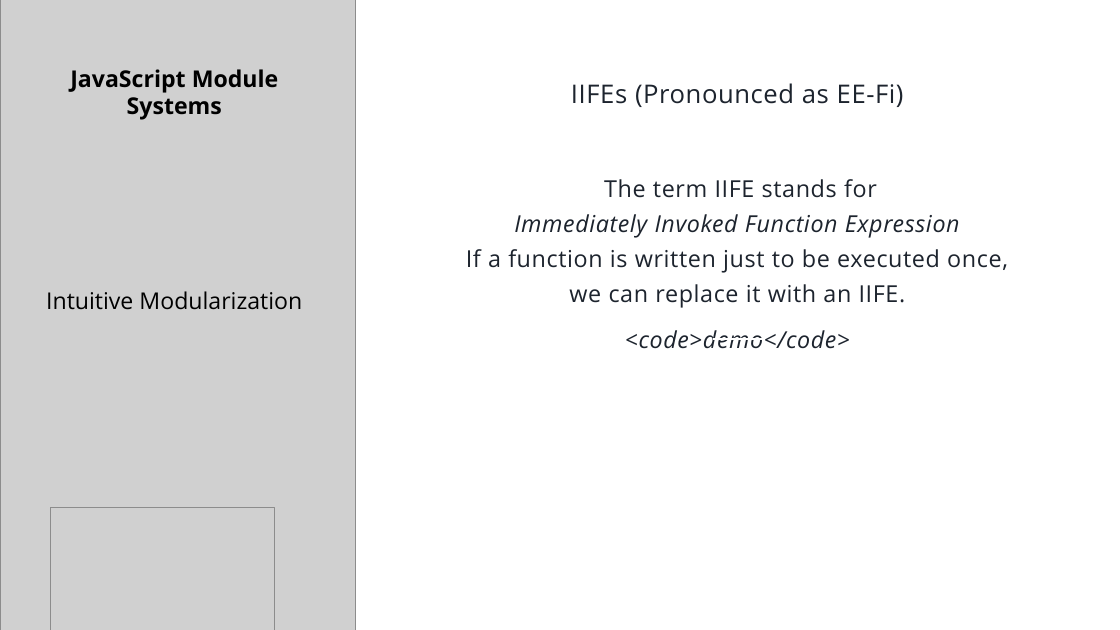
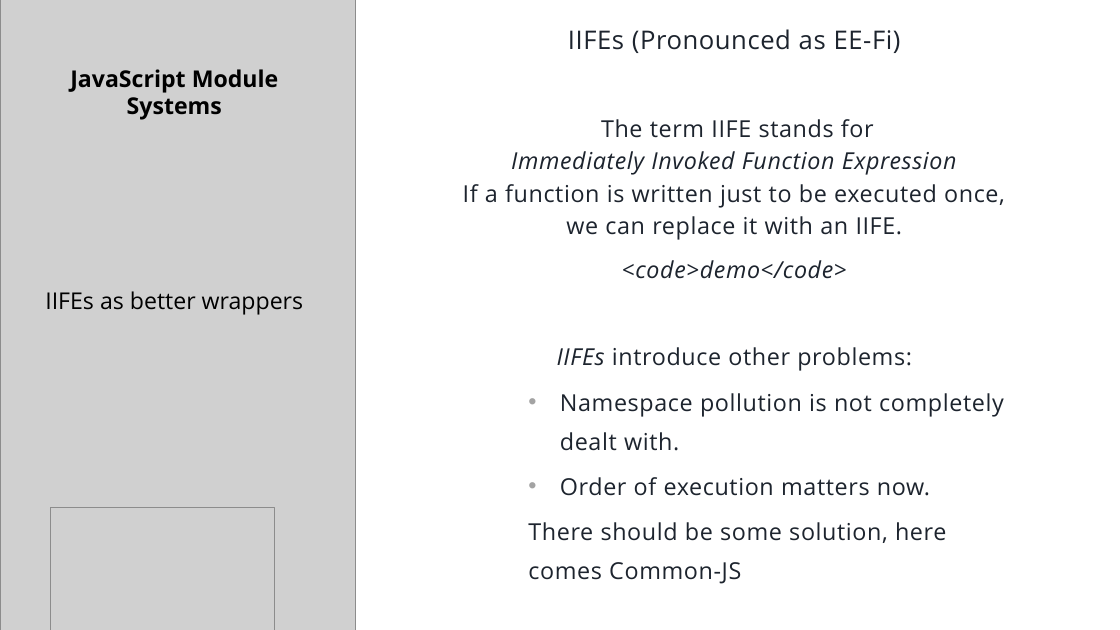
Before and after one commit to sjsam/js-module-systems, a slide deck: slide 6 of presentation.pptx. Drawn at 1120x630 pixels with LibreOffice and Linux fonts; fonts in the diff are those of the drawing; grey boxes stand for pictures. Boxes give left, top, right and bottom in pixels: in the first picture for what was removed or moved away, otherwise in the second. Text is boxed around its words. In the diff, an @@ line names an element or a change of style, - is before the commit and + after.

Commit message:
till common js

```diff
--- a/presentation.pptx
+++ b/presentation.pptx
@@ subtitle "IIFEs (Pronounced as EE-Fi)": place and size @@
-subtitle "IIFEs (Pronounced as EE-Fi)" at [466,83,1008,349]
+subtitle "IIFEs (Pronounced as EE-Fi)" at [463,29,1005,584]
@@ subtitle at [463,29,1005,279]: line spacing 1.25 to 1.15 @@
@@ title at [45,69,304,314]: text changed @@
-JavaScript Module Systems
-Intuitive Modularization
+JavaScript Module Systems
+IIFEs as better wrappers
@@ subtitle at [528,347,1004,584]: paragraphs added @@
+IIFEs introduce other problems:
+    • Namespace pollution is not completely dealt with.
+    • Order of execution matters now.
+    There should be some solution, here comes Common-JS
```
Also in this commit, not shown: 2 other slides changed, 4 slides added, 20 other files.
